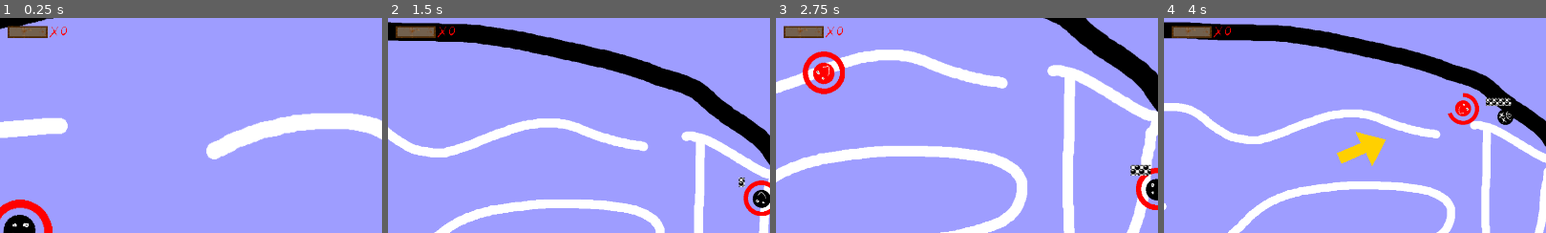
Above: before the commit, frames 1-4 (left to right).
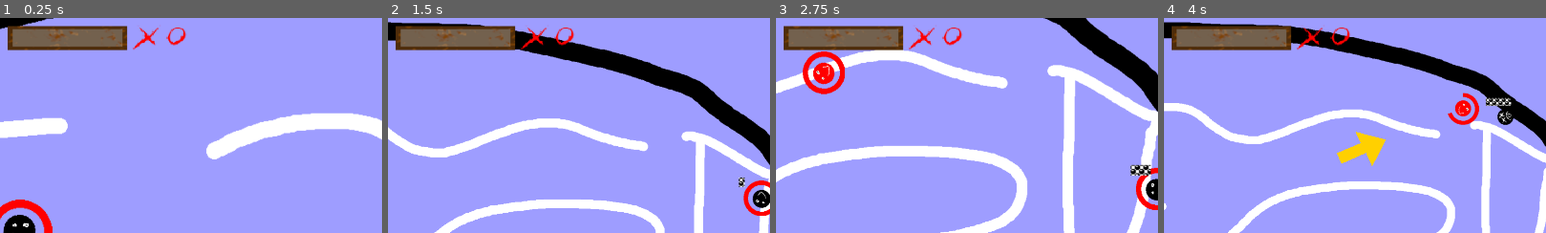
Above: after the commit, the same moments.

Repository: Junber/LD-47
Game: Godot game, scene res://Scenes/Root.tscn
The game is run twice, just before and just after one commit, with the same random seed, the same clock (stepped at 60 frames per second) and the same inputs. Sound files missing from this copy of the repository are replaced by a short silence.
Inputs:
- Up to frame 1 (0.25 s): no input
- Up to frame 2 (1.5 s): hold D (move_right) 0.53-1.28 s; tap Space (boost) at 0.6, 1.35 s; hold S (move_down) from 1.28 s (still down)
- Up to frame 3 (2.75 s): release S (move_down) at 2.03 s; hold D (move_right) from 2.03 s (still down); tap Space (boost) at 2.1 s
- Up to frame 4 (4 s): release D (move_right) at 2.78 s; hold W (move_up) 2.78-3.53 s; tap Space (boost) at 2.85, 3.6 s; hold A (move_left) from 3.53 s (still down)
The pictures show only the part of the screen within x 46-96%, y 0-50%; the shares and areas given below are measured in that part.

The runs differ from the first frame. In frame 1, 3.7% of the frame differs, in the area x 2-49%, y 3-16%; in frame 2, 3.6%; in frame 3, 3.7%; in frame 4, 3.6%.

Commit message:
increase streakbar size and stop it on player death

Diff:
--- a/Scenes/Root.tscn
+++ b/Scenes/Root.tscn
@@ -106,6 +106,7 @@
 margin_top = 20.0
 margin_right = 50.0
 margin_bottom = 30.0
+rect_scale = Vector2( 3, 2 )
 max_value = 10.0
 step = 0.0
 texture_under = ExtResource( 7 )
@@ -144,6 +145,7 @@
 wait_time = 0.03
 script = ExtResource( 5 )
 [connection signal="playerDied" from="Player" to="EnemySpawnPath" method="_on_Player_playerDied"]
+[connection signal="playerDied" from="Player" to="HUD/ScoreSystem" method="_on_Player_playerDied"]
 [connection signal="enemySpawned" from="EnemySpawnPath" to="HUD/EnemyIndicators" method="_on_EnemySpawnPath_enemySpawned"]
 [connection signal="timeout" from="EnemySpawnPath/EnemySpawnTimer" to="EnemySpawnPath" method="_on_EnemySpawnTimer_timeout"]
 [connection signal="timeout" from="KillSlowdownTimer" to="KillSlowdownTimer" method="_on_KillSlowdownTimer_timeout"]
--- a/Scripts/ScoreSystem.gd
+++ b/Scripts/ScoreSystem.gd
@@ -17,13 +17,15 @@
 	score += round(pow(currentStreak, 1.5)) * 100
 	$ScoreLabel.text = str(score)
 
+func endStreak():
+	increaseScore(currentStreak)
+	currentStreak = 0
+	showStreak()
+
 func _process(delta):
 	$ComboBar.value = $ComboBar.value - delta
-	print($ComboBar.value)
 	if $ComboBar.value == 0:
-		increaseScore(currentStreak)
-		currentStreak = 0
-		showStreak()
+		endStreak()
 
-func _ready():
-	pass # Replace with function body.
+func _on_Player_playerDied():
+	endStreak()
